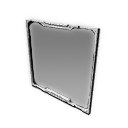
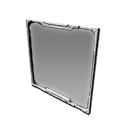
Layered file, before and after one edit (128px x 128px). Changes by layer:
painted on "TransparentLCD.png" over (23, 16, 104, 114)
